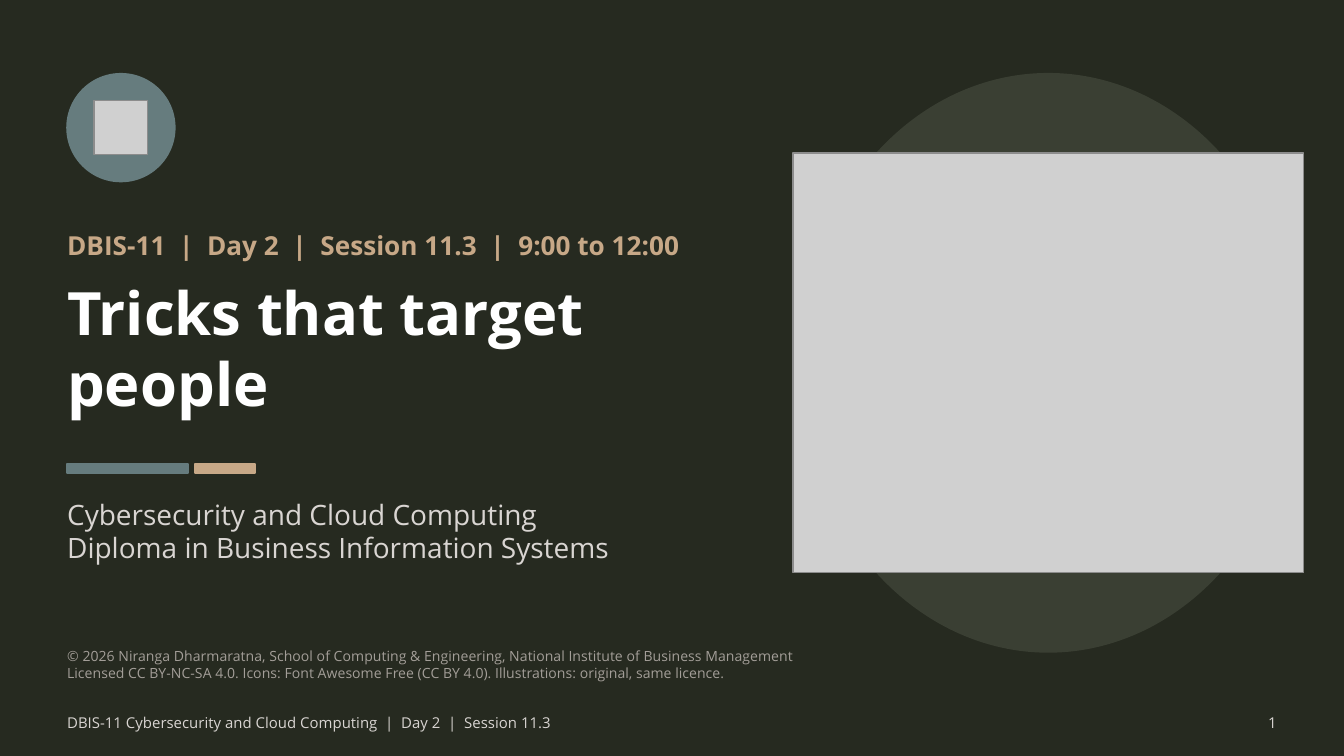
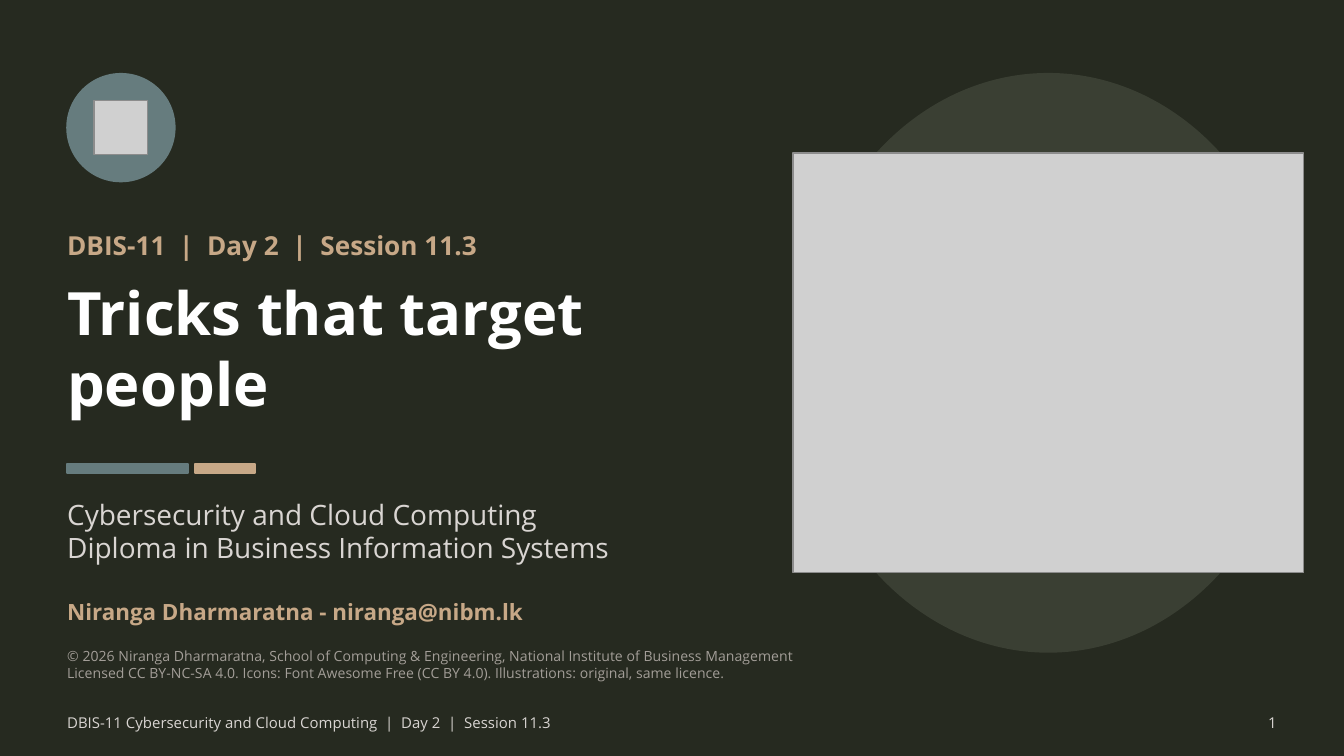
Before and after one commit to nirangadh/DBIS-Cybersecurity-and-Cloud-Computing, a slide deck: slide 1 of slides/11-03-tricks-that-target-people.pptx. Drawn at 1344x756 pixels with LibreOffice and Linux fonts; fonts in the diff are those of the drawing; grey boxes stand for pictures. Boxes give left, top, right and bottom in pixels: in the first picture for what was removed or moved away, otherwise in the second. Text is boxed around its words. In the diff, an @@ line names an element or a change of style, - is before the commit and + after.

```diff
--- a/slides/11-03-tricks-that-target-people.pptx
+++ b/slides/11-03-tricks-that-target-people.pptx
@@ text at [67,235,476,261]: text changed @@
-DBIS-11 | Day 2 | Session 11.3 | 9:00 to 12:00
+DBIS-11 | Day 2 | Session 11.3
@@ text added at [67,603,522,625], 12 pt, text #C7A887, bold @@
+Niranga Dharmaratna - niranga@nibm.lk
```
Also in this commit, not shown: 7 other files.
